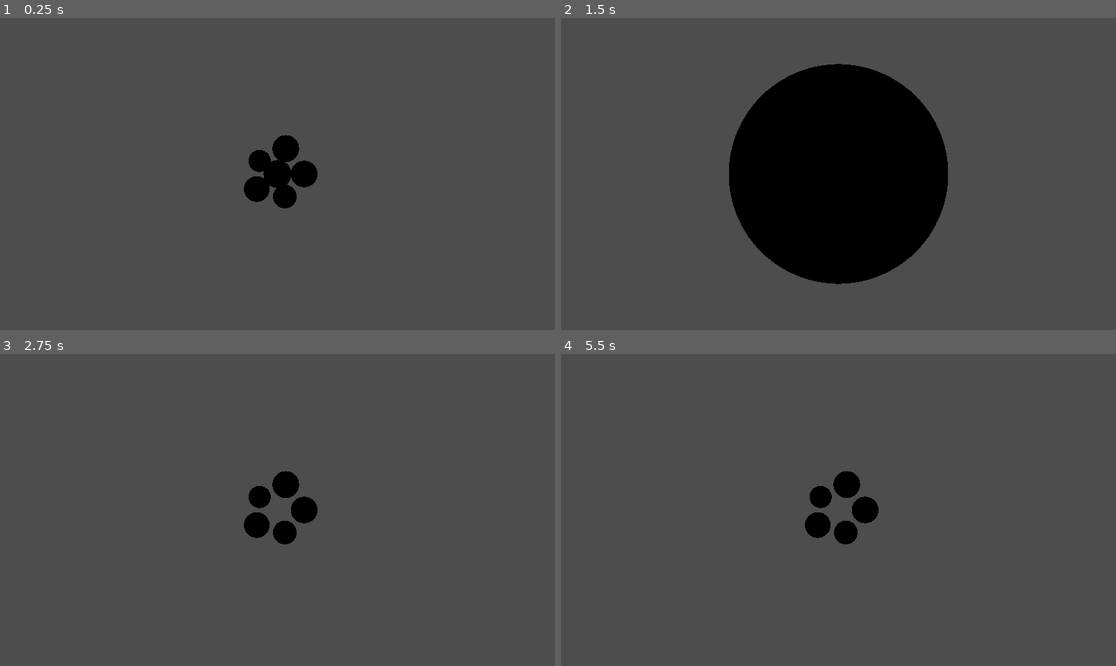
Above: before the commit, frames 1-4 (two rows, left to right).
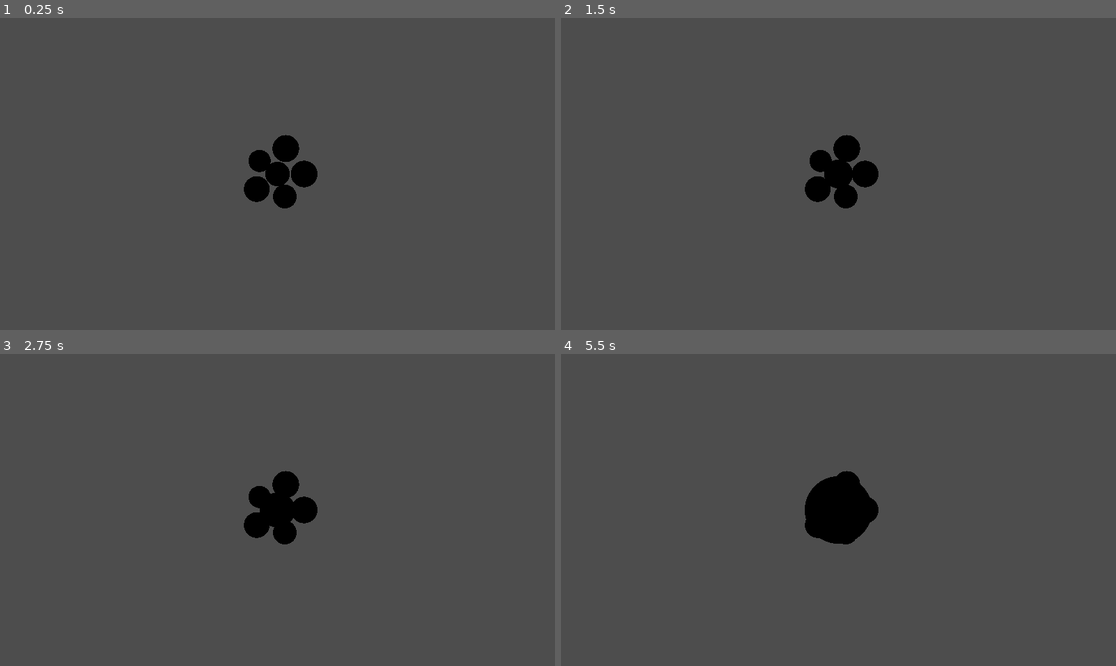
Above: after the commit, the same moments.

Repository: coillteoir/bees
Game: Godot game, scene res://root.tscn
Same seed, same stepped clock (60 frames per second), same inputs: the game is played once before the commit and once after it.
Inputs:
- Up to frame 1 (0.25 s): no input
- Up to frame 2 (1.5 s): no input
- Up to frame 3 (2.75 s): tap Enter at 2 s
- Up to frame 4 (5.5 s): tap Space at 3.5 s

The runs differ from the first frame. In frame 1, less than 0.1% of the frame differs, in the area x 47-53%, y 45-55%; in frame 2, 20%, in the area x 30-70%, y 14-86%; in frame 3, 0.4%; in frame 4, 0.8%.

Commit message:
structuring behaviours

Diff:
--- a/flower.tscn
+++ b/flower.tscn
@@ -1,4 +1,6 @@
-[gd_scene load_steps=3 format=3 uid="uid://dxbkia0bkekf6"]
+[gd_scene load_steps=4 format=3 uid="uid://dxbkia0bkekf6"]
+
+[ext_resource type="Script" path="res://flower.gd" id="1_kcg7x"]
 
 [sub_resource type="StandardMaterial3D" id="StandardMaterial3D_gsehy"]
 albedo_color = Color(0.537255, 0.00392157, 0.796078, 1)
@@ -7,6 +9,7 @@
 material = SubResource("StandardMaterial3D_gsehy")
 
 [node name="Flower" type="Node3D"]
+script = ExtResource("1_kcg7x")
 
 [node name="MeshInstance3D" type="MeshInstance3D" parent="."]
 mesh = SubResource("SphereMesh_ugt4w")
--- a/movement.gd
+++ b/movement.gd
@@ -1,10 +1,30 @@
 extends CharacterBody3D
 
-const SPEED = 5
+const SPEED = 1
 @export var forward: bool = true
+@export var closest: bool = true
+
+var movements: Array[Callable] = []
+
+
+func _closest_flower() -> Vector3:
+	return Vector3(0, 0, 0)
+
+
+func _forward() -> Vector3:
+	return Vector3(0, 0, SPEED)
+
+
+func _init():
+	if forward:
+		movements.append(_forward)
+	if closest:
+		movements.append(_closest_flower)
 
 
 func _physics_process(delta):
-	if forward:
-		velocity = Vector3(0, 0, SPEED)
+	var vel: Vector3 = Vector3(0, 0, 0)
+	for i in range(movements.size()):
+		vel += movements[i].call()
+	velocity = vel
 	move_and_slide()
